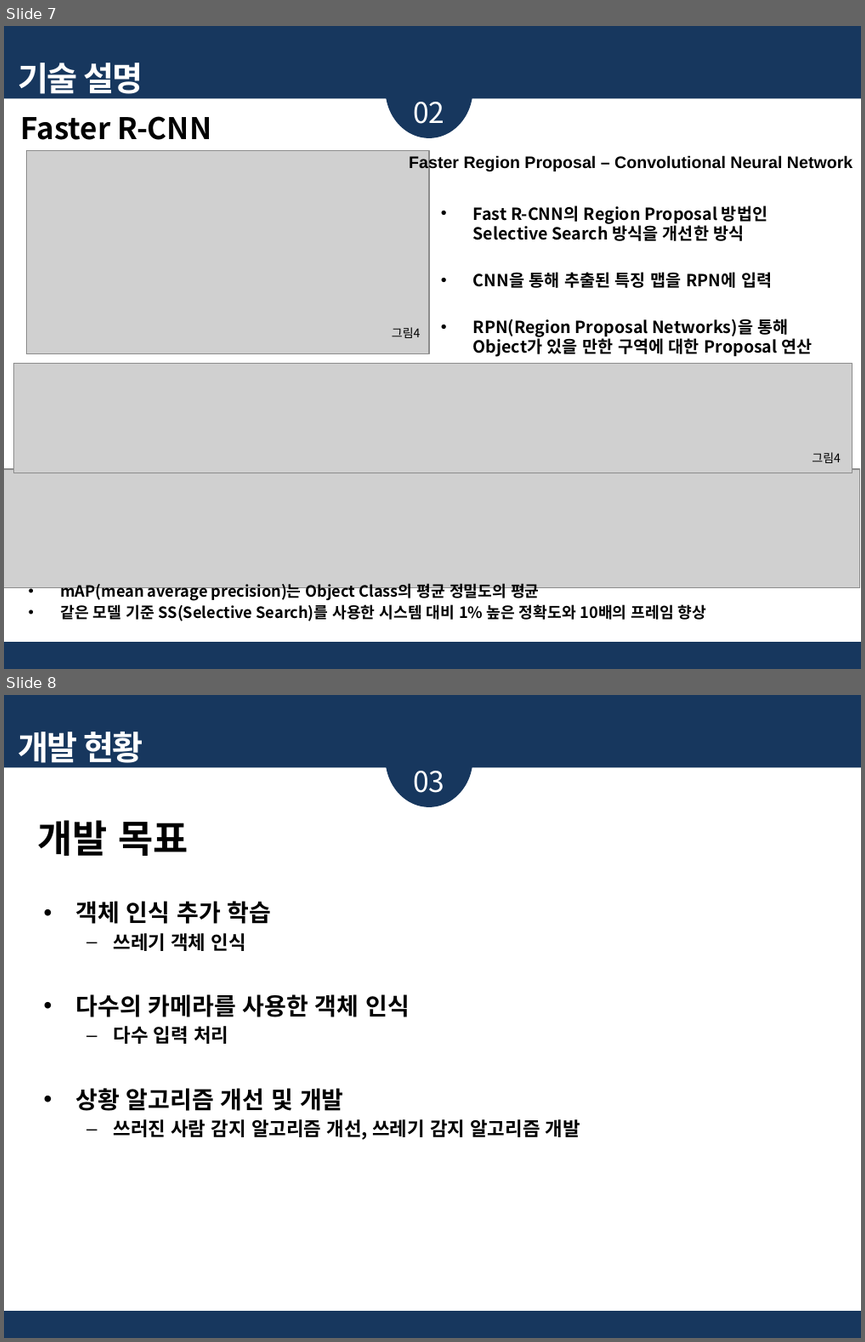
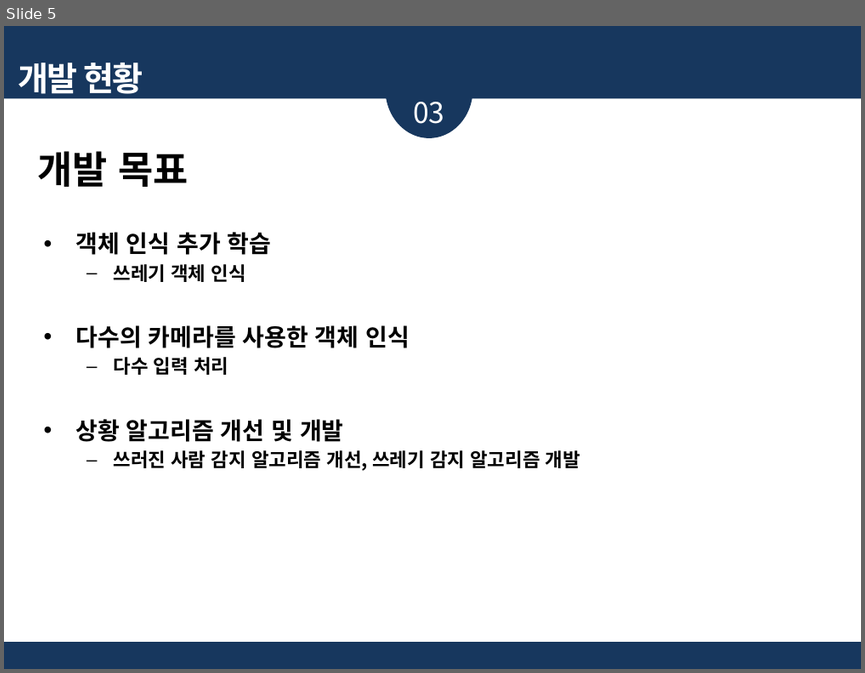
Before and after one commit to jinujeon/ICE_CAP, a slide deck: Docs/201402750 임광효/기술발표_프린트용_201402750_임광효.pptx. Shown one above the other, each under a label of ours: slides 7 and 8 before the commit, slide 5 after it. The pictures are 865x1342 and 865x673 pixels, drawn with LibreOffice and Linux fonts; fonts in the diff are those of the drawing; grey boxes stand for pictures. Boxes give left, top, right and bottom in pixels: in the first picture for what was removed or moved away, otherwise in the second. Text is boxed around its words. In the diff, an @@ line names an element or a change of style, - is before the commit and + after.

```diff
--- a/Docs/201402750 임광효/기술발표_프린트용_201402750_임광효.pptx
+++ b/Docs/201402750 임광효/기술발표_프린트용_201402750_임광효.pptx
@@ slide 7 removed at box(4, 26, 861, 669), background #17375E @@
@@ ellipse removed at box(386, 40, 472, 138) @@
@@ text removed at box(18, 63, 143, 100) @@
-기술 설명
@@ rectangle removed at box(4, 99, 861, 642) @@
@@ text removed at box(413, 102, 444, 124) @@
-02
@@ text removed at box(21, 116, 211, 140) @@
-Faster R-CNN
@@ picture removed at box(26, 150, 429, 354) @@
@@ text removed at box(409, 155, 852, 172) @@
-Faster Region Proposal – Convolutional Neural Network
@@ text removed at box(473, 205, 812, 357) @@
-• Fast R-CNN의 Region Proposal 방법인 Selective Search 방식을 개선한 방식
-• CNN을 통해 추출된 특징 맵을 RPN에 입력
-• RPN(Region Proposal Networks)을 통해 Object가 있을 만한 구역에 대한 Proposal 연산
@@ text removed at box(392, 327, 420, 338) @@
-그림4
@@ picture removed at box(14, 363, 852, 472) @@
@@ text removed at box(812, 452, 840, 463) @@
-그림4
@@ picture removed at box(4, 469, 860, 588) @@
@@ text removed at box(60, 583, 706, 621) @@
-• mAP(mean average precision)는 Object Class의 평균 정밀도의 평균
-• 같은 모델 기준 SS(Selective Search)를 사용한 시스템 대비 1% 높은 정확도와 10배의 프레임 향상
@@ what was slide 8 is now slide 5 @@
```
Also in this commit, not shown: 3 slides changed, 2 other slides removed.
